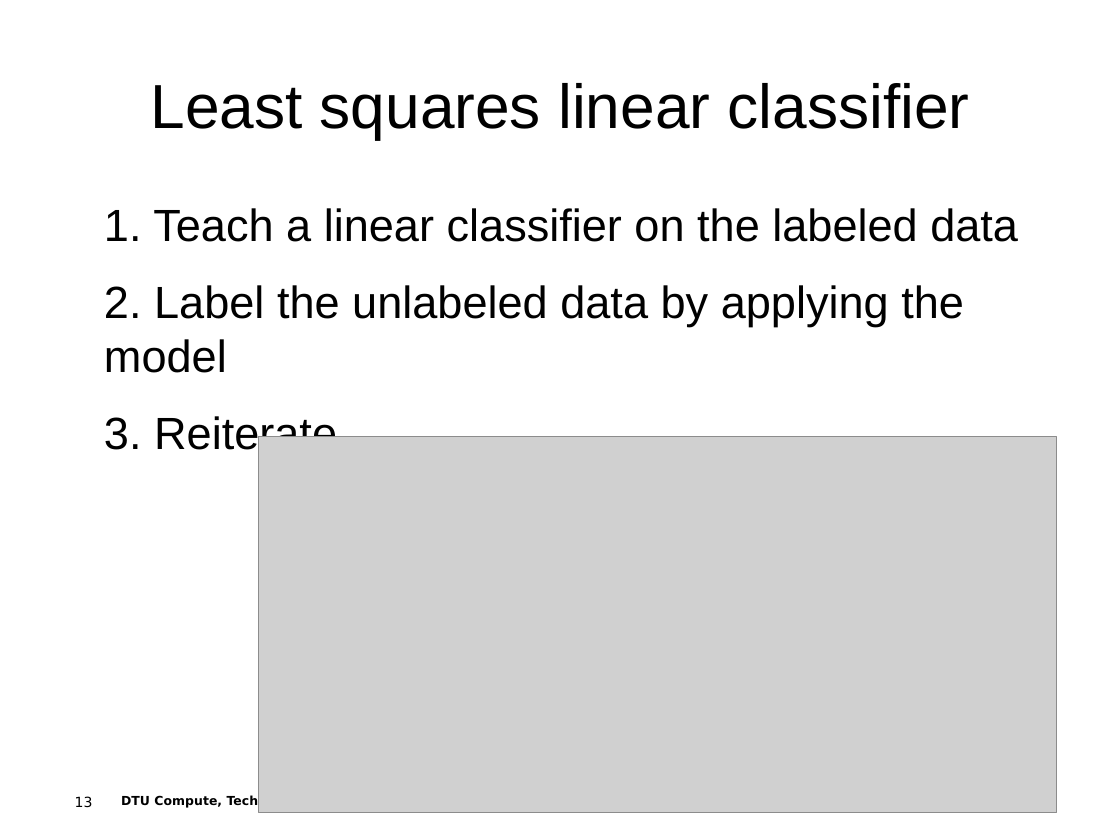
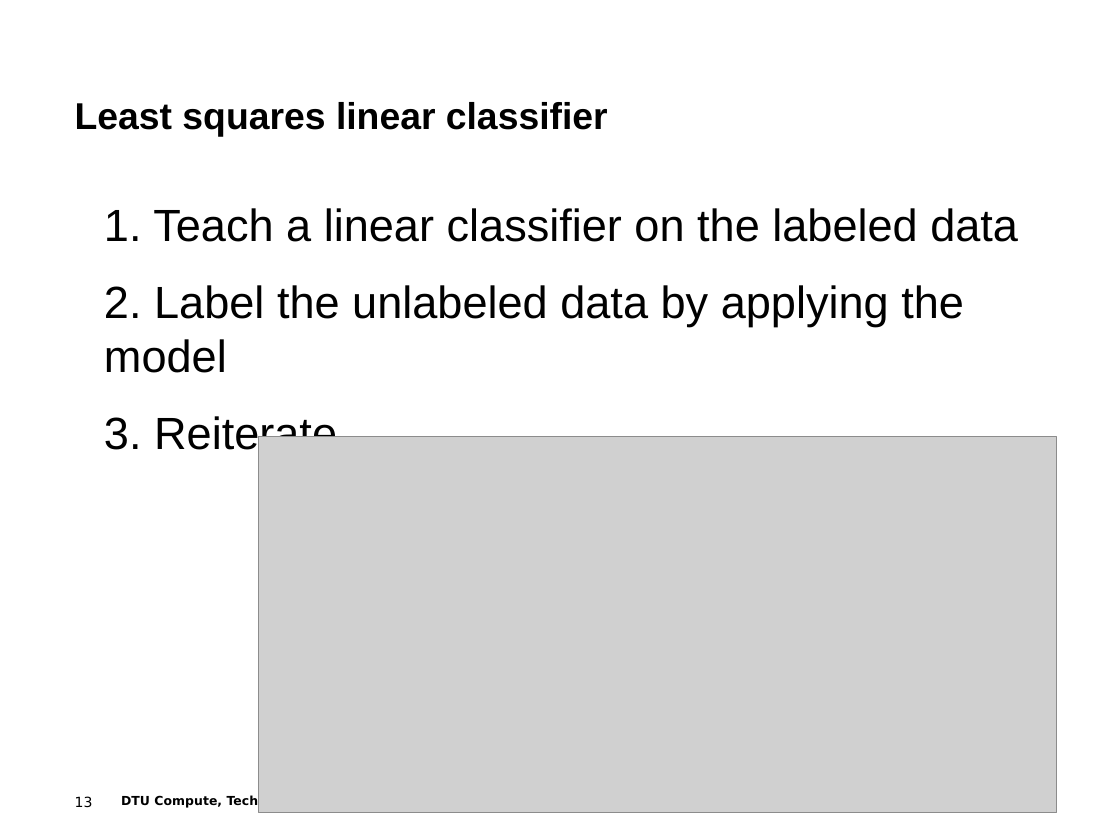
Before and after one commit to alcor-dtu/summer-school-2016, a slide deck: slide 13 of summer_school_presentation.pptx. Drawn at 1120x840 pixels with LibreOffice and Linux fonts; fonts in the diff are those of the drawing; grey boxes stand for pictures; background and template pictures are left out. Boxes give left, top, right and bottom in pixels: in the first picture for what was removed or moved away, otherwise in the second. Text is boxed around its words. In the diff, an @@ line names an element or a change of style, - is before the commit and + after.

```diff
--- a/summer_school_presentation.pptx
+++ b/summer_school_presentation.pptx
@@ title "Least squares linear classifier": place and size @@
-title "Least squares linear classifier" at (150, 83, 970, 139)
+title "Least squares linear classifier" at (75, 102, 608, 136)
@@ title "Least squares linear classifier" at (75, 102, 608, 136): size 40 to 24 pt, bold on; alignment centre to left; less space between paragraphs; vertical alignment middle to bottom @@
```
Also in this commit, not shown: 10 other slides changed.
